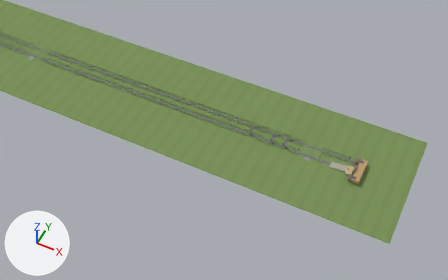
What one commit did to the glTF model frontend/projects/ride/public/courses/artmuseum.glb.
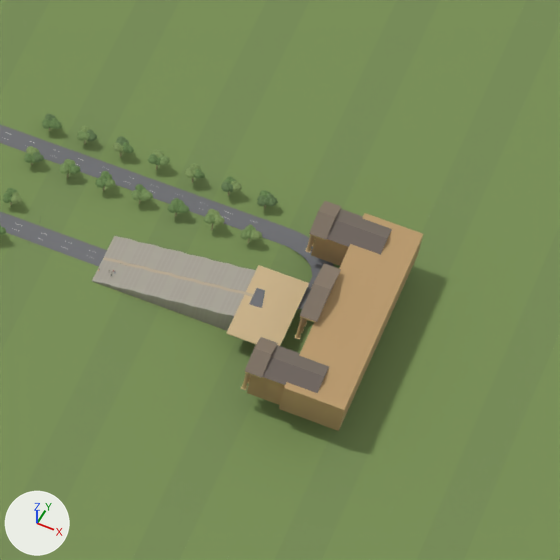
Each version is shown from a 50 mm camera at (270.0, -1692.0, 2019.0) aimed at (-502.0, -148.0, 88.0), then close up on the part from 71% to 86% of the width and 48% to 71% of the height. Arrows for +X, +Y and +Z are at lower left; the lights stay in place. The first two pictures are the older version. Where no turn or scale is listed for an object, it has been applied to the vertices. Vertices at exactly the same position are counted once.

Script lines for the objects in view, before the commit:
```python
ob_ground_014 = bpy.data.objects.new('Ground_014', me_ground_014)
ob_ground_014.location = (-356.0, 59.8, 0.0)
ob_land_002 = bpy.data.objects.new('Land_002', me_land_002)
ob_land_002.location = (-285.3, 302.0, -0.2)
ob_land_003 = bpy.data.objects.new('Land_003', me_land_003)
ob_land_003.location = (-320.0, 302.0, -0.2)
ob_land_004 = bpy.data.objects.new('Land_004', me_land_004)
ob_land_004.location = (-480.0, 302.0, -0.2)
ob_land_005 = bpy.data.objects.new('Land_005', me_land_005)
ob_land_005.location = (-361.5, 302.0, -0.2)
ob_land_006 = bpy.data.objects.new('Land_006', me_land_006)
ob_land_006.location = (-380.0, 302.0, -0.2)
ob_land_007 = bpy.data.objects.new('Land_007', me_land_007)
ob_land_007.location = (-840.0, 302.0, -0.2)
# also in view: 'Ground_005' at (-126.0, 25.0, 6.0); 'Ground_008' at (-106.0, 24.0, 4.0)
```
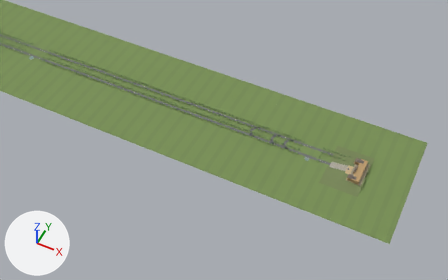
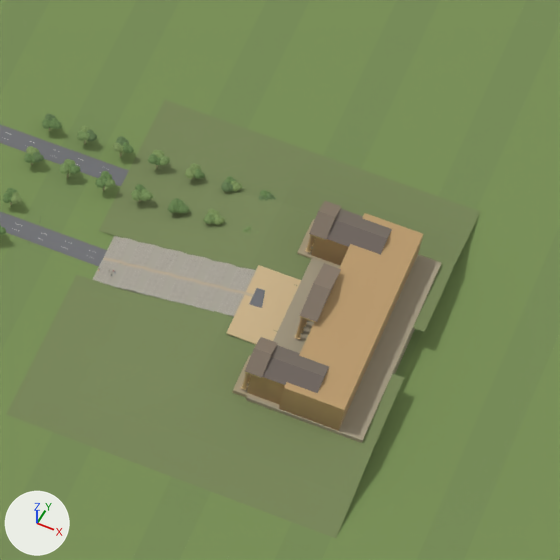
The change, as a list of edits to the scene's bpy script:
```text
Change me_land_002:
    used by ob_land_002; location = (-285.3, 302.0, -0.2)
    remove me_land_002.from_pydata(...)  # 1486 vertices, 1384 faces; spans x 0.0..545.0, y -572.0..0.0, z 0.0..33.0
    add me_land_002.from_pydata(...)  # 2369 vertices, 2246 faces; spans x 0.0..545.0, y -572.0..0.0, z 0.0..33.0
    me_land_002 part 1: 727 vertices added at x 209.0..367.0, y -415.0..-237.0, z 0.0..12.0
    other edits to the shape of me_land_002 do not show in these pictures
Change me_land_003:
    used by ob_land_003; location = (-320.0, 302.0, -0.2)
    remove me_land_003.from_pydata(...)  # 3346 vertices, 3423 faces; spans x 0.0..580.0, y -572.0..0.0, z 0.0..37.0
    add me_land_003.from_pydata(...)  # 3360 vertices, 3431 faces; spans x 0.0..580.0, y -572.0..0.0, z 0.0..37.0
    me_land_003 part 2: 14 vertices moved within x 229.0..349.0, y -318.0..-235.0, z 0.0..30.0; 14 vertices added at x 313.0..396.0, y -364.0..-237.0, z 0.0..12.0
    other edits to the shape of me_land_003 do not show in these pictures
Change me_land_004:
    used by ob_land_004; location = (-480.0, 302.0, -0.2)
    remove me_land_004.from_pydata(...)  # 7924 vertices, 8770 faces; spans x 0.0..740.0, y -572.0..0.0, z 0.0..31.0
    add me_land_004.from_pydata(...)  # 8882 vertices, 9718 faces; spans x 0.0..740.0, y -572.0..0.0, z 0.0..31.0
    me_land_004 part 3: 14 vertices moved within x 408.0..472.0, y -318.0..-286.0, z 1.0..12.0; 842 vertices added at x 396.0..476.0, y -415.0..-189.0, z 0.0..12.0
    other edits to the shape of me_land_004 do not show in these pictures
Change me_land_005:
    used by ob_land_005; location = (-361.5, 302.0, -0.2)
    remove me_land_005.from_pydata(...)  # 8548 vertices, 8340 faces; spans x 0.0..621.0, y -572.0..0.0, z 0.0..37.0
    add me_land_005.from_pydata(...)  # 10410 vertices, 10222 faces; spans x 0.0..621.0, y -572.0..0.0, z 0.0..37.0
    me_land_005 part 4: 4 vertices moved within x 328.0..389.0, y -318.0..-286.0, z 7.0..30.0; 1824 vertices added at x 288.0..443.0, y -415.0..-189.0, z 0.0..12.0
    other edits to the shape of me_land_005 do not show in these pictures
Change me_land_006:
    used by ob_land_006; location = (-380.0, 302.0, -0.2)
    remove me_land_006.from_pydata(...)  # 8327 vertices, 7960 faces; spans x 0.0..640.0, y -572.0..0.0, z 0.0..33.0
    add me_land_006.from_pydata(...)  # 10899 vertices, 10752 faces; spans x 0.0..640.0, y -572.0..0.0, z 0.0..33.0
    me_land_006 part 5: 18 vertices moved within x 306.0..370.0, y -318.0..-286.0, z 1.0..11.0; 2372 vertices added at x 296.0..462.0, y -415.0..-189.0, z 0.0..12.0
    other edits to the shape of me_land_006 do not show in these pictures
Change me_land_007:
    used by ob_land_007; location = (-840.0, 302.0, -0.2)
    remove me_land_007.from_pydata(...)  # 19553 vertices, 27027 faces; spans x 0.0..1100.0, y -572.0..0.0, z 0.0..37.0
    add me_land_007.from_pydata(...)  # 20386 vertices, 27861 faces; spans x 0.0..1100.0, y -572.0..0.0, z 0.0..37.0
    me_land_007 part 6: the loose piece of 6 vertices spanning x 874.0, y -247.0..-245.0, z 15.0..20.0 is copied, and the copy is scaled about its middle by (384, 68.3, 3.03), then moved by (13.0, -56.0, -11.0); it spans x 858.0..916.0, y -364.0..-240.0, z 0.0..12.0
    me_land_007 part 7: 12 vertices moved within x 809.0..868.0, y -318.0..-262.0, z 8.0..14.0; 767 vertices added at x 804.0..922.0, y -415.0..-189.0, z 0.0..12.0
    other edits to the shape of me_land_007 do not show in these pictures
```

Boxes (x1, y1, x2, y2) around the edits, measured in the close-ups (560 x 560 px; the box of a moved part takes in the faces that stretch with it):
'Land_004', reshaped: before (3, 15, 560, 466); after (3, 15, 560, 471)
part 1 of me_land_002, added: after (92, 219, 454, 538)
part 2 of me_land_003, moved or reshaped: before (103, 153, 304, 337); after (103, 153, 441, 441)
part 3 of me_land_004, built on: after (99, 155, 262, 339)
part 4 of me_land_005, built on: before (173, 256, 199, 310); after (57, 151, 391, 497)
part 5 of me_land_006, built on: before (124, 244, 149, 294); after (6, 117, 481, 509)
part 6 of me_land_007, added: after (246, 265, 441, 443)
part 7 of me_land_007, built on: after (158, 134, 467, 488)
